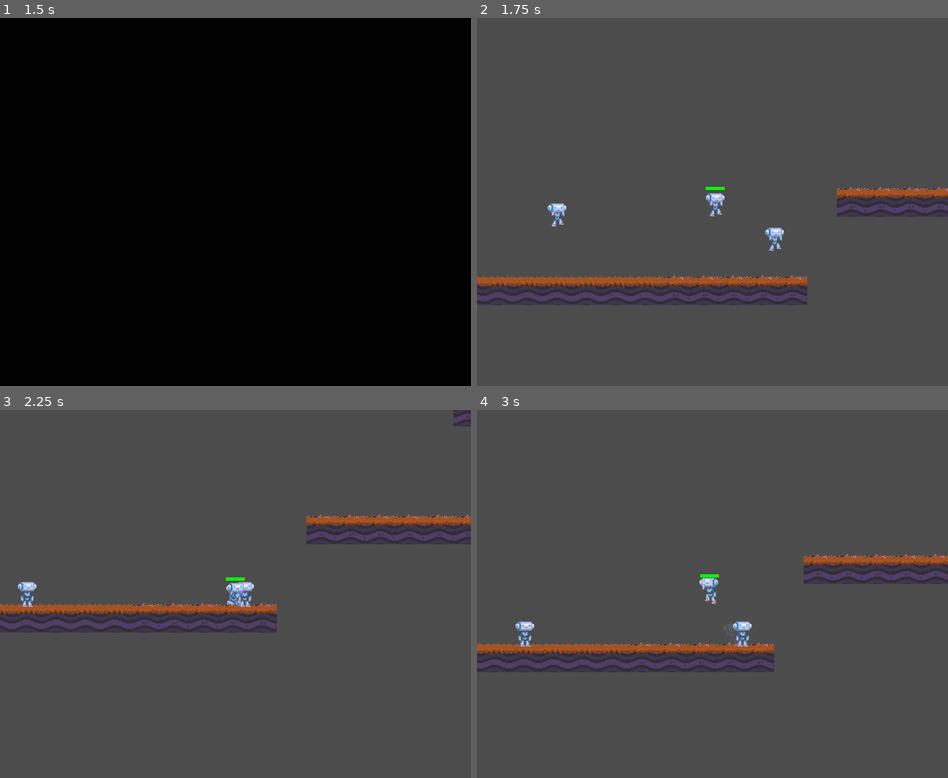
Above: before the commit, frames 1-4 (two rows, left to right).
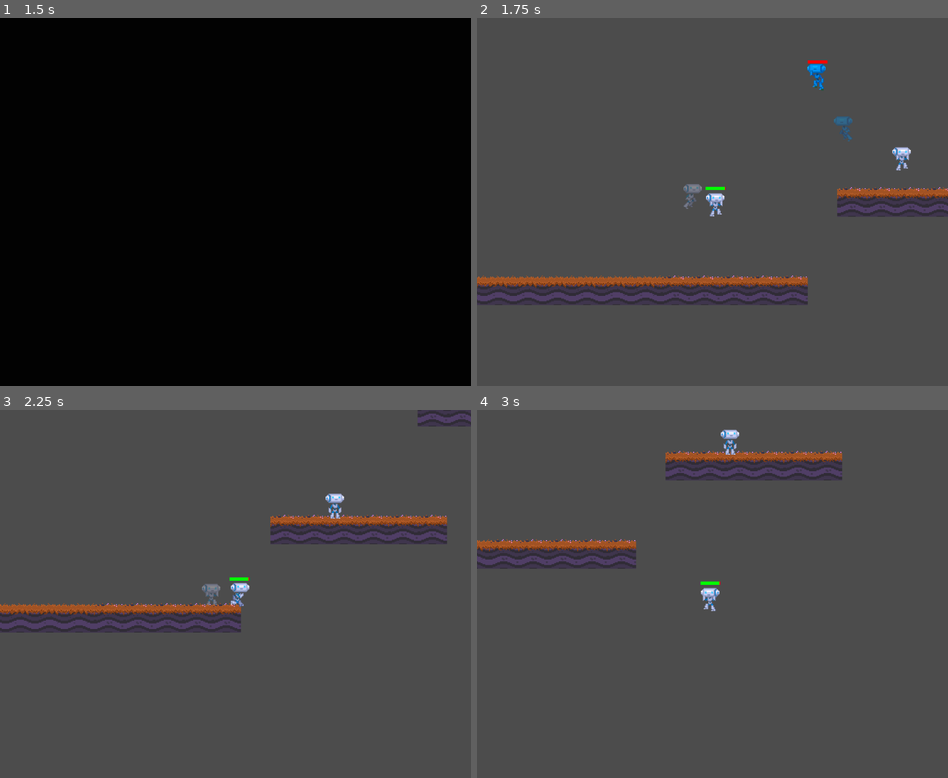
Above: after the commit, the same moments.

Repository: evsey9/ProjectTheta
Game: Godot game, scene res://Scenes/Menus/MainMenu/title.tscn
Same seed, same stepped clock (60 frames per second), same inputs: the game is played once before the commit and once after it.
Inputs:
- Up to frame 1 (1.5 s): click "START" at 0.5 s; hold Right (move_right) from 1.28 s (still down); hold Z (shoot) from 1.28 s (still down)
- Up to frame 2 (1.75 s): keep holding Right (move_right); keep holding Z (shoot); tap X (jump) at 1.52 s; tap Shift (sprint) at 1.55 s
- Up to frame 3 (2.25 s): keep holding Right (move_right); tap X (jump) at 1.82 s; release Z (shoot) at 2.03 s; tap Shift (sprint) at 2.1 s
- Up to frame 4 (3 s): tap X (jump) at 2.27, 2.3, 2.57 s; release Right (move_right) at 2.78 s; hold Left (move_left) from 2.78 s (still down); hold X (jump) from 2.78 s (still down)

Frame 1 is identical in both runs. In frame 2, 1.5% of the frame differs, in the area x 0-100%, y 11-78%; in frame 3, 3.8%; in frame 4, 10%, in the area x 0-100%, y 5-72%.

Commit message:
did some stuff

Diff:
--- a/Scenes/Levels/level1.tscn
+++ b/Scenes/Levels/level1.tscn
@@ -1,10 +1,10 @@
-[gd_scene load_steps=5 format=2]
+[gd_scene load_steps=6 format=2]
 
 [ext_resource path="res://Scenes/Tilesets/TilesetFirst/tilesetfirst.tres" type="TileSet" id=1]
 [ext_resource path="res://Scenes/Objects/RobotBase/robotbase.tscn" type="PackedScene" id=2]
 [ext_resource path="res://Scenes/Objects/Camera/player_camera.tscn" type="PackedScene" id=3]
 [ext_resource path="res://Scenes/Objects/Player/player.tscn" type="PackedScene" id=4]
-
+[ext_resource path="res://Scenes/Objects/FollowerRobot/followerrobot.tscn" type="PackedScene" id=5]
 
 [node name="level" type="Node2D"]
 
@@ -13,11 +13,8 @@
 format = 1
 tile_data = PoolIntArray( -327659, 5, 0, -327658, 5, 0, -327657, 5, 0, -327656, 5, 0, -327655, 5, 0, -327654, 5, 0, -65 …(375 unchanged characters)…
 
-[node name="robotbase2" parent="." instance=ExtResource( 2 )]
-position = Vector2( 568, 282 )
-
 [node name="robotbase" parent="." instance=ExtResource( 2 )]
-position = Vector2( 95, 229 )
+position = Vector2( 844, 107 )
 
 [node name="player_camera" parent="." instance=ExtResource( 3 )]
 position = Vector2( 519, 402 )
@@ -25,3 +22,6 @@
 
 [node name="player" parent="." instance=ExtResource( 4 )]
 position = Vector2( 367, 207 )
+
+[node name="robotbase2" parent="." instance=ExtResource( 5 )]
+position = Vector2( 745, 130 )
--- a/Scenes/Menus/MainMenu/title.tscn
+++ b/Scenes/Menus/MainMenu/title.tscn
@@ -151,6 +151,7 @@
 custom_colors/font_color = Color( 0, 0, 0, 1 )
 text = "LEAVE"
 flat = true
+
 [connection signal="button_down" from="mainMenu/start" to="." method="_on_start_button_down"]
 [connection signal="button_down" from="mainMenu/options" to="." method="_on_options_button_down"]
 [connection signal="button_down" from="mainMenu/credits" to="." method="_on_credits_button_down"]
--- /dev/null
+++ b/Scenes/Objects/FollowerRobot/followerrobot.gd
@@ -0,0 +1,28 @@
+extends "res://Scenes/Objects/RobotBase/robotbase.gd"
+const STOP_RANGE = 50
+const SPRINT_RANGE = 256
+# Declare member variables here. Examples:
+# var a = 2
+# var b = "text"
+onready var player = get_tree().get_nodes_in_group("player")[0]
+# Called when the node enters the scene tree for the first time.
+func _ready():
+	add_to_group("follower")
+
+# Called every frame. 'delta' is the elapsed time since the previous frame.
+func _physics_process(delta):
+	pass
+
+func _handle_acts():
+	._handle_acts()
+	var to_player = player.position - self.position
+	if abs(to_player.x) > STOP_RANGE:
+		if player.position > self.position:
+			act_move_right = true
+		else:
+			act_move_left = true
+		if abs(to_player.x) > SPRINT_RANGE:
+			act_sprint = true
+	if not is_on_floor():
+		act_jump = true
+		act_jump_pressed = true
--- /dev/null
+++ b/Scenes/Objects/FollowerRobot/followerrobot.tscn
@@ -0,0 +1,10 @@
+[gd_scene load_steps=3 format=2]
+
+[ext_resource path="res://Scenes/Objects/RobotBase/robotbase.tscn" type="PackedScene" id=1]
+[ext_resource path="res://Scenes/Objects/FollowerRobot/followerrobot.gd" type="Script" id=2]
+
+[node name="robotbase" instance=ExtResource( 1 )]
+script = ExtResource( 2 )
+
+[node name="sprite" parent="." index="0"]
+self_modulate = Color( 0, 0.717647, 1, 1 )
--- a/Scenes/Objects/RobotBase/Effects/afterimage.tscn
+++ b/Scenes/Objects/RobotBase/Effects/afterimage.tscn
@@ -4,6 +4,7 @@
 [ext_resource path="res://Scenes/Objects/RobotBase/Effects/afterimage.gd" type="Script" id=2]
 
 [node name="afterimage" type="Sprite"]
+self_modulate = Color( 1, 1, 1, 0.5 )
 z_index = -1
 texture = ExtResource( 1 )
 vframes = 2
--- a/Scenes/Objects/RobotBase/robotbase.gd
+++ b/Scenes/Objects/RobotBase/robotbase.gd
@@ -1,6 +1,6 @@
 	extends KinematicBody2D
 
-const GRAVITY_VEC = Vector2(50, 900)
+const GRAVITY_VEC = Vector2(0, 900)
 const FLOOR_NORMAL = Vector2(0, -1)
 const SLOPE_SLIDE_STOP = 25.0
 const MIN_ONAIR_TIME = 0.1
@@ -20,7 +20,7 @@
 var afterimage_scene = preload("Effects/afterimage.tscn")
 var leaveafterimage = false
 var timesinceaftim = 0
-var timebetweenaft = 0.1
+var timebetweenaft = 0.075
 var sprint = false
 var can_sprint = true
 var sprinttime = BASE_SPRINT
@@ -179,11 +179,20 @@
 			aftsc.position = self.position
 			aftsc.frame = $sprite.frame
 			aftsc.scale = $sprite.scale
+			aftsc.self_modulate = $sprite.self_modulate
+			aftsc.self_modulate.a = 0.5
 			get_parent().add_child(aftsc)
 			timesinceaftim = 0
 
 func _handle_acts():
-	pass
+	act_move_left = false
+	act_move_right = false
+	act_jump = false
+	act_jump_pressed = false
+	act_jump_released = false
+	act_shoot = false
+	act_shoot_pressed = false
+	act_sprint = false
 	#Put all the AI logic in here for the robot to decide where to go. Example:
 	#act_move_left = Input.is_action_pressed("move_left")
 	#act_move_right = Input.is_action_pressed("move_right")
--- a/Scenes/Objects/RobotBase/robotbase.tscn
+++ b/Scenes/Objects/RobotBase/robotbase.tscn
@@ -14,12 +14,8 @@
 [ext_resource path="res://Scenes/Objects/RobotBase/Animations/standing_weapon_ready.anim" type="Animation" id=12]
 [ext_resource path="res://Scenes/Objects/RobotBase/Sounds/sound_jump.wav" type="AudioStream" id=13]
 [ext_resource path="res://Scenes/Objects/RobotBase/Sounds/sound_shoot.wav" type="AudioStream" id=14]
-[ext_resource path="res://Scenes/UI/MobileUI/mobile_ui.tscn" type="PackedScene" id=15]
 
-[sub_resource type="CapsuleShape2D" id=1]
-height = 44.479
-
-[sub_resource type="RectangleShape2D" id=4]
+[sub_resource type="RectangleShape2D" id=1]
 extents = Vector2( 10, 27 )
 
 [sub_resource type="StyleBoxFlat" id=2]
@@ -56,20 +52,14 @@
 anims/standing_weapon_ready = ExtResource( 12 )
 
 [node name="CollisionShape2D" type="CollisionShape2D" parent="."]
+position = Vector2( 0, 1 )
 shape = SubResource( 1 )
-disabled = true
-
-[node name="CollisionShape2D2" type="CollisionShape2D" parent="."]
-position = Vector2( 0, 1 )
-shape = SubResource( 4 )
 
 [node name="sound_jump" type="AudioStreamPlayer2D" parent="."]
 stream = ExtResource( 13 )
 
 [node name="sound_shoot" type="AudioStreamPlayer2D" parent="."]
 stream = ExtResource( 14 )
-
-[node name="mobile_ui" parent="." instance=ExtResource( 15 )]
 
 [node name="sprintbar" type="ProgressBar" parent="."]
 margin_left = -21.0
--- a/Scenes/Tilesets/TilesetFirst/tilesetfirst.tres
+++ b/Scenes/Tilesets/TilesetFirst/tilesetfirst.tres
@@ -75,7 +75,7 @@
 2/texture = ExtResource( 1 )
 2/tex_offset = Vector2( 0, 0 )
 2/modulate = Color( 1, 1, 1, 1 )
-2/region = Rect2( 64, 64, 64, 64 )
+2/region = Rect2( 352, 103, 1, 1 )
 2/tile_mode = 0
 2/occluder_offset = Vector2( 32, 32 )
 2/navigation_offset = Vector2( 32, 32 )
Not shown: 1 places in Scenes/Objects/RobotBase/robotbase.tscn that only renumber resources
